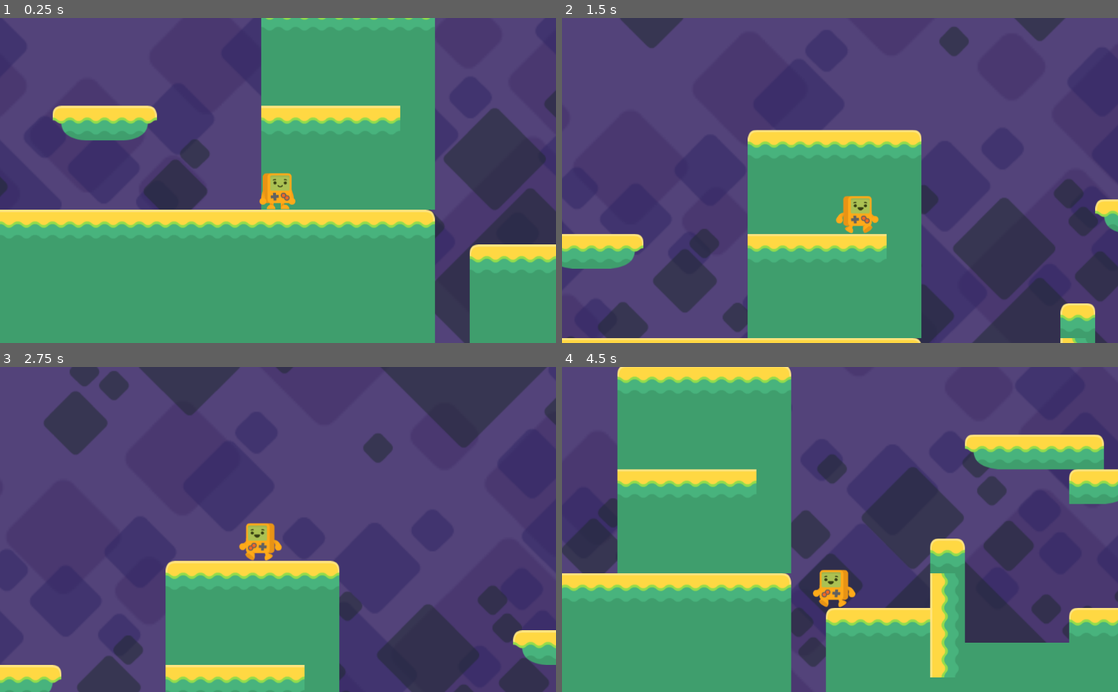
Above: before the commit, frames 1-4 (two rows, left to right).
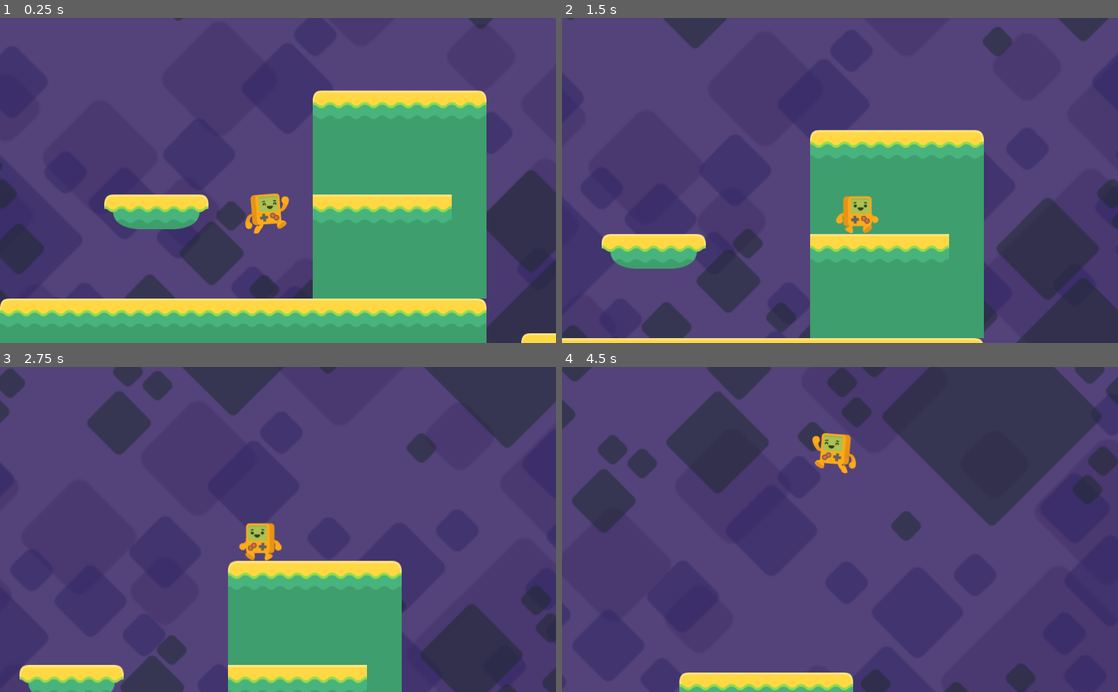
Above: after the commit, the same moments.

Repository: mdjones/borncg-2d-tut
Game: Godot game, scene res://Level1.tscn
The game is run twice, just before and just after one commit, with the same random seed, the same clock (stepped at 60 frames per second) and the same inputs. The project has no main scene, so this scene is started directly.
Inputs:
- Up to frame 1 (0.25 s): no input
- Up to frame 2 (1.5 s): hold Right (right) from 0.53 s (still down); tap Space (jump) at 0.6, 0.77, 1.07, 1.35 s
- Up to frame 3 (2.75 s): tap Space (jump) at 1.52, 1.82, 2.1 s; release Right (right) at 2.03 s; hold A (left) from 2.03 s (still down)
- Up to frame 4 (4.5 s): release A (left) at 2.78 s; hold Right (right) 2.78-4.28 s; tap Space (jump) at 2.85, 3.02, 3.32, 3.6, 3.77, 4.07, 4.35 s; hold A (left) from 4.28 s (still down)

The runs differ from the first frame. In frame 1, 50% of the frame differs, in the area x 0-100%, y 0-100%; in frame 2, 31%; in frame 3, 27%; in frame 4, 73%.

Commit message:
Added fall zone: https://www.youtube.com/watch?v=DyykbWp-y0s&list=PLda3VoSoc_TSBBOBYwcmlamF1UrjVtccZ&index=17

Diff:
--- a/Level1.tscn
+++ b/Level1.tscn
@@ -11,6 +11,9 @@
 
 [sub_resource type="RectangleShape2D" id=2]
 extents = Vector2( 160, 32 )
+
+[sub_resource type="RectangleShape2D" id=3]
+extents = Vector2( 162.215, 10 )
 
 [node name="Level1" type="Node2D"]
 
@@ -37,7 +40,7 @@
 one_way_collision = true
 
 [node name="Steve" parent="." instance=ExtResource( 2 )]
-position = Vector2( 414.408, 385.02 )
+position = Vector2( 300, 200 )
 
 [node name="Camera2D" type="Camera2D" parent="Steve"]
 position = Vector2( 1, 0 )
@@ -91,3 +94,15 @@
 scale = Vector2( 1.75, 1.75 )
 texture = ExtResource( 5 )
 centered = false
+
+[node name="FallZone" type="Area2D" parent="."]
+position = Vector2( 2627.06, 827.955 )
+scale = Vector2( 14.12, 4.28001 )
+__meta__ = {
+"_edit_group_": true
+}
+
+[node name="CollisionShape2D" type="CollisionShape2D" parent="FallZone"]
+shape = SubResource( 3 )
+
+[connection signal="body_entered" from="FallZone" to="Steve" method="_on_FallZone_body_entered"]
--- a/Steve.gd
+++ b/Steve.gd
@@ -24,8 +24,6 @@
 	if Input.is_action_just_pressed("jump"):
 		if is_on_floor():
 			velocity.y = JUMP_FORCE
-		if position.y > 700:
-			position = Vector2(280,0)
 
 	velocity.y = velocity.y + GRAVITY
 
@@ -33,3 +31,8 @@
 
 	velocity.x = lerp(velocity.x, 0, 0.05)
 	velocity.y = lerp(velocity.y, 0, 0.05)
+
+
+func _on_FallZone_body_entered(body):
+	print(body)
+	get_tree().change_scene("res://Level1.tscn")
Not shown: 1 places in Level1.tscn that only renumber resources
